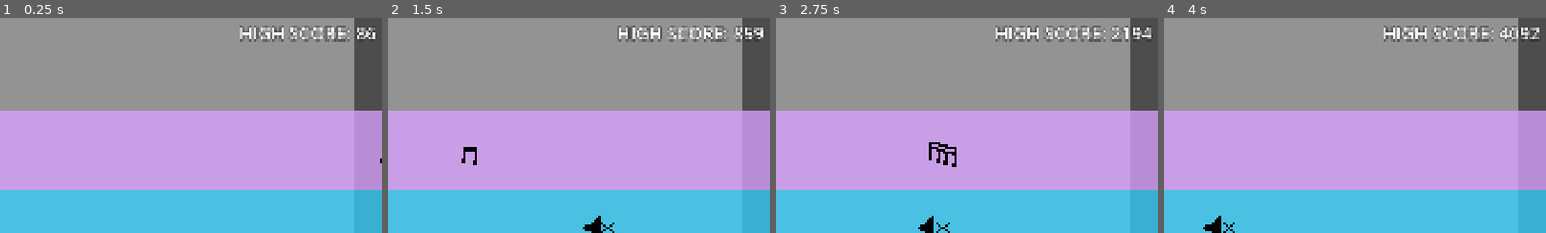
Above: before the commit, frames 1-4 (left to right).
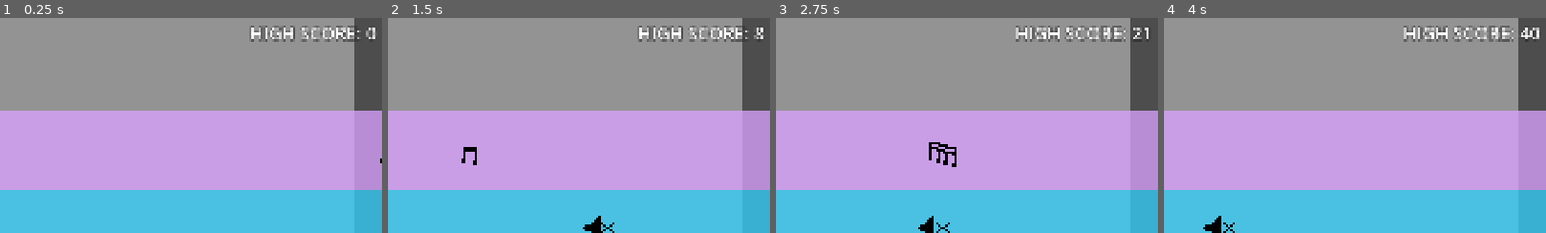
Above: after the commit, the same moments.

Repository: chorwat2137/haven-2026
Game: Godot game, scene res://scenes/main.tscn
Same seed, same stepped clock (60 frames per second), same inputs: the game is played once before the commit and once after it.
Inputs:
- Up to frame 1 (0.25 s): no input
- Up to frame 2 (1.5 s): tap Enter (ui_accept) at 0.5, 0.77 s; hold Right (ui_right) from 0.53 s (still down); tap Space (shoot) at 0.6, 1.35 s
- Up to frame 3 (2.75 s): tap Enter (ui_accept) at 1.52 s; release Right (ui_right) at 2.03 s; hold Left (ui_left) from 2.03 s (still down); tap Space (shoot) at 2.1 s
- Up to frame 4 (4 s): release Left (ui_left) at 2.78 s; hold Right (ui_right) from 2.78 s (still down); tap Space (shoot) at 2.85, 3.6 s; tap Enter (ui_accept) at 3.02, 3.77 s
The pictures show only the part of the screen within x 50-100%, y 1-51%; the shares and areas given below are measured in that part.

The runs differ from the first frame. In frame 1, 1.6% of the frame differs, in the area x 62-99%, y 3-12%; in frame 2, 1.7%; in frame 3, 1.8%; in frame 4, 1.9%, in the area x 57-99%, y 3-12%.

Commit message:
Automatic sync

Diff:
--- a/scripts/main.gd
+++ b/scripts/main.gd
@@ -89,7 +89,7 @@
 	if score > high_score:
 		high_score = score
 		Highscore.highscore = high_score
-	$HUD.get_node("HighScoreLabel").text = "HIGH SCORE: " + str(Highscore.highscore)
+	$HUD.get_node("HighScoreLabel").text = "HIGH SCORE: " + str(int(Highscore.highscore/100))
 	$HUD.get_node("ScoreLabel").text = "SCORE: " + str(int(score/100))
 
 
